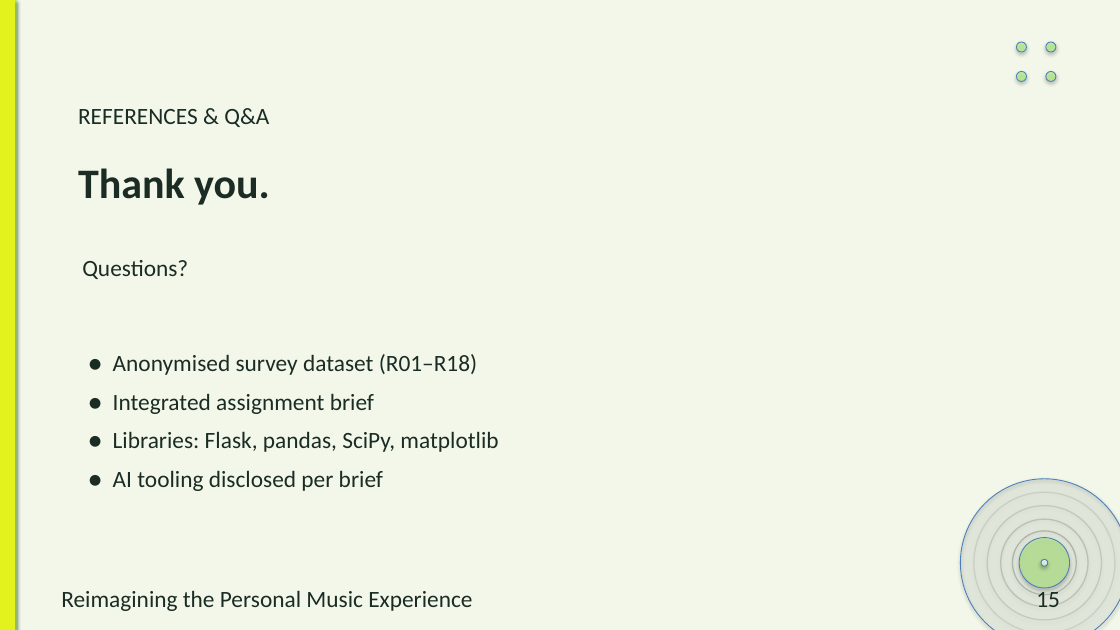
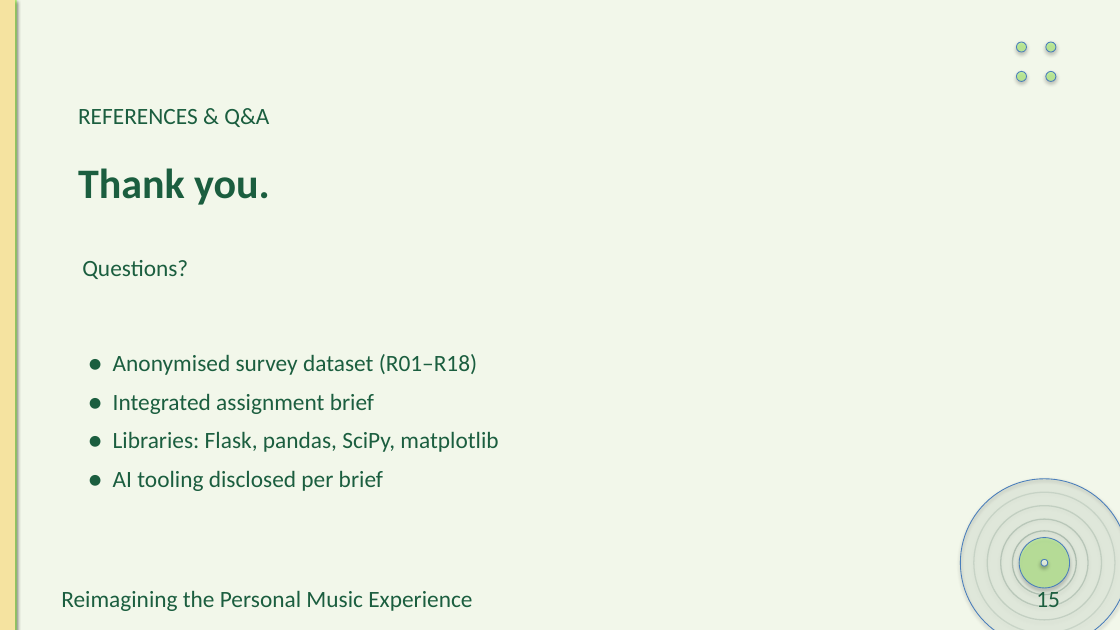
Before and after one commit to preet-kamdar/design-thinking-sem3, a slide deck: slide 15 of docs/trials/dandadan_tinted.pptx. Drawn at 1120x630 pixels with LibreOffice and Linux fonts; fonts in the diff are those of the drawing. Boxes give left, top, right and bottom in pixels: in the first picture for what was removed or moved away, otherwise in the second. Text is boxed around its words. In the diff, an @@ line names an element or a change of style, - is before the commit and + after.

```diff
--- a/docs/trials/dandadan_tinted.pptx
+++ b/docs/trials/dandadan_tinted.pptx
@@ rectangle at [0, 0, 15, 630]: fill #E3F21C to #F5E3A0 @@
@@ ellipse at [960, 479, 1120, 630]: fill #14201A at 6% opacity to #0E3B2A at 6% opacity @@
@@ outline #14201A 1.1 pt to #0E3B2A 1.1 pt in 4 elements at [974, 492, 1115, 630], [987, 506, 1102, 620], [1001, 519, 1088, 607], [1012, 531, 1076, 595] @@
@@ text colour #1B2C24 to #1B5E3F in 6 elements at [78, 108, 269, 127], [78, 168, 270, 205], [82, 260, 188, 279], [113, 354, 498, 491], [61, 590, 472, 611], [1036, 588, 1060, 607] @@
```
Also in this commit, not shown: 14 other slides changed, 6 other files.
